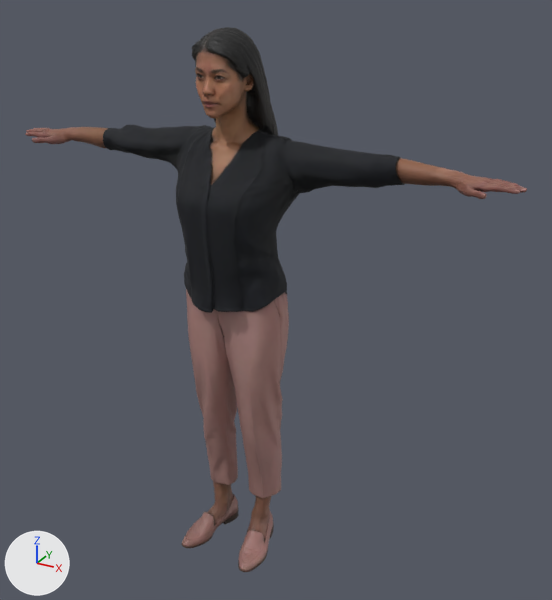
The glTF model public/models/B2_o.glb, before and after one commit.
The view is the same before and after, from a camera (50 mm lens) standing at (1.138, -1.799, 1.815) and looking at (0.104, 0.08, 0.876). Arrows for +X, +Y and +Z are at lower left; the lights stay in place. Where no turn or scale is listed for an object, it has been applied to the vertices.

Objects in the first picture: 'B2'.
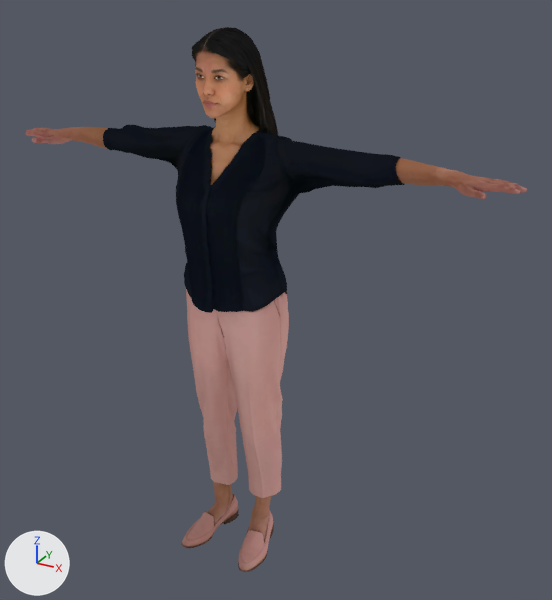
Changed parts and their boxes [x1, y1, x2, y2] in the pictures (552 x 600 px):
'B2', surface changed: [25, 27, 527, 572] in both

What changed in the scene script:
```text
Change mat_b2:
    remove # nodes: BsdfPrincipled, Math, NormalMap, OutputMaterial, SeparateColor, TexImage x3
    remove # uses the picture img_b2_ao_b2_roughness
    nodes: BsdfTransparent, Emission, LightPath, MixShader, OutputMaterial, TexImage
    remove # uses the picture img_b2_normal
```
